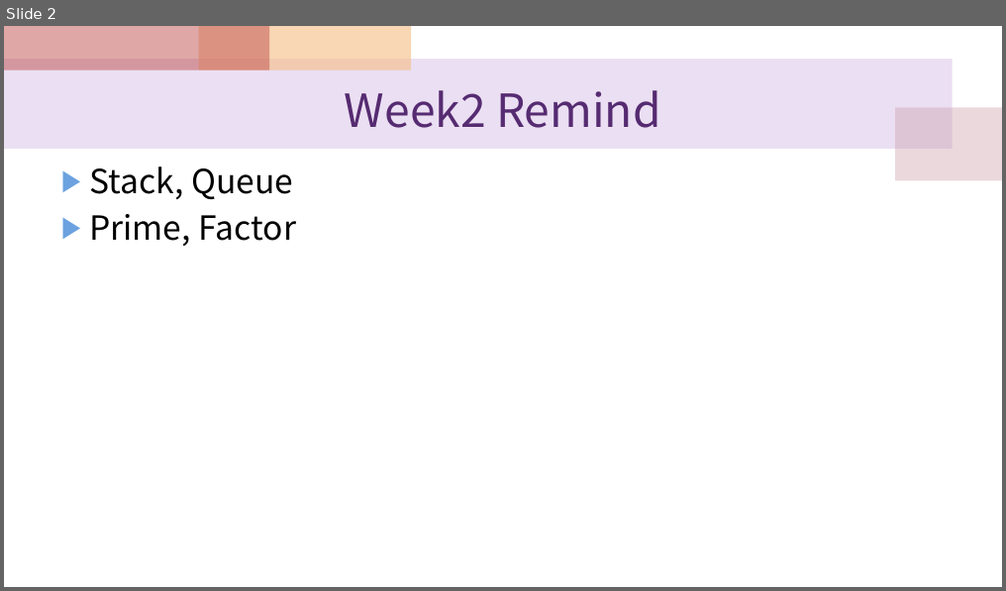
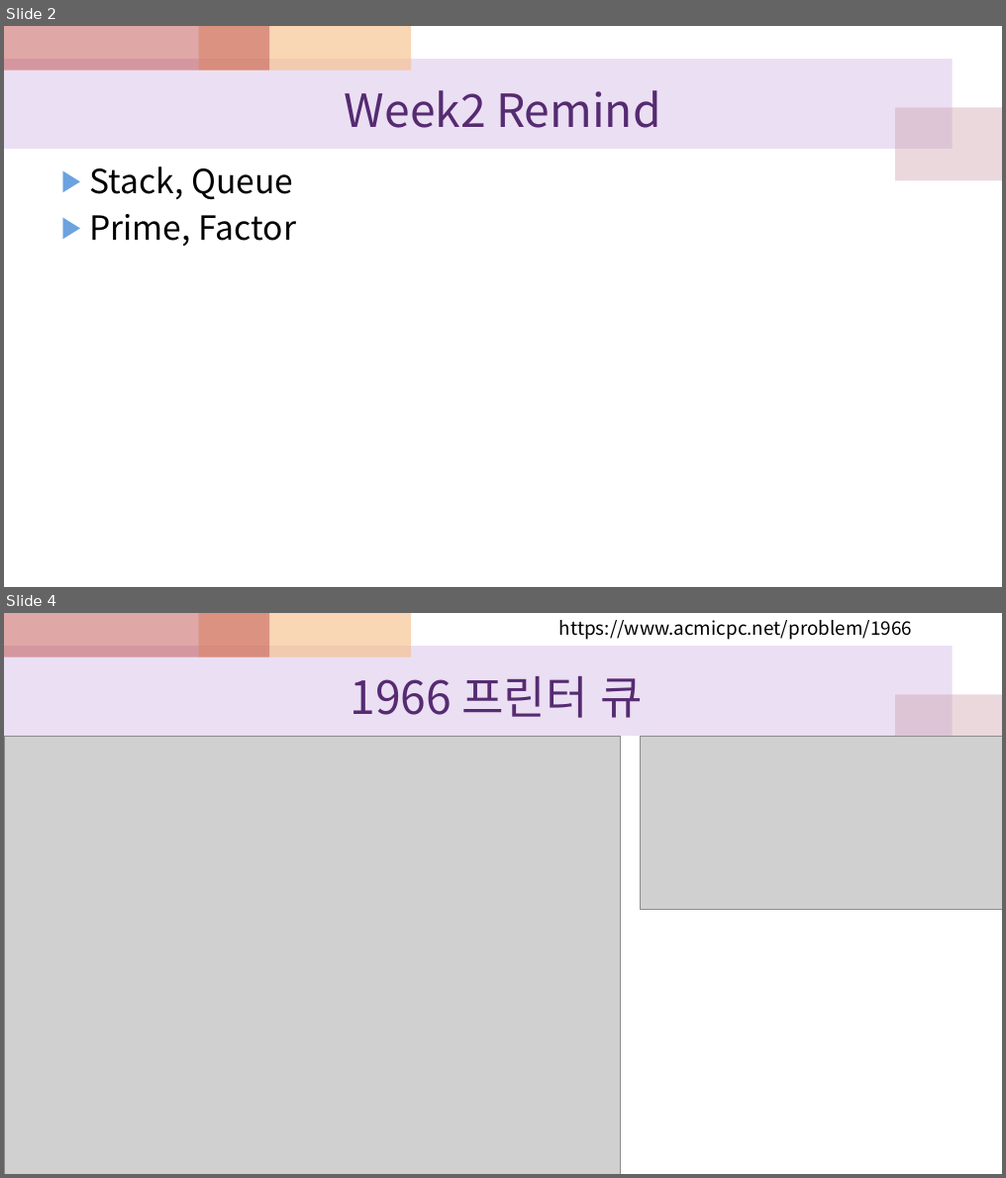
Before and after one commit to yujin1292/BreakingCodingTest, a slide deck: Week3/week 3.pptx. Shown one above the other, each under a label of ours: slide 2 before the commit, slides 2 and 4 after it; the slides between them are not shown. The pictures are 1006x591 and 1006x1178 pixels, drawn with LibreOffice and Linux fonts; fonts in the diff are those of the drawing; grey boxes stand for pictures. Boxes give left, top, right and bottom in pixels: in the first picture for what was removed or moved away, otherwise in the second. Text is boxed around its words. In the diff, an @@ line names an element or a change of style, - is before the commit and + after.

```diff
--- a/Week3/week 3.pptx
+++ b/Week3/week 3.pptx
@@ slide 4 added at [4,613,1002,1174], background #FFFFFF; not listed: 4 template elements that a slide beside it also shows @@
@@ text added at [559,620,912,640], 18 pt, text #000000 @@
+https://www.acmicpc.net/problem/1966
@@ title added at [350,676,643,718], 44 pt, text #562B71 @@
+1966 프린터 큐
@@ picture added at [4,736,620,1174] @@
@@ picture added at [641,736,1002,909] @@
```
Also in this commit, not shown: 1 other slide added, 2 other files.
